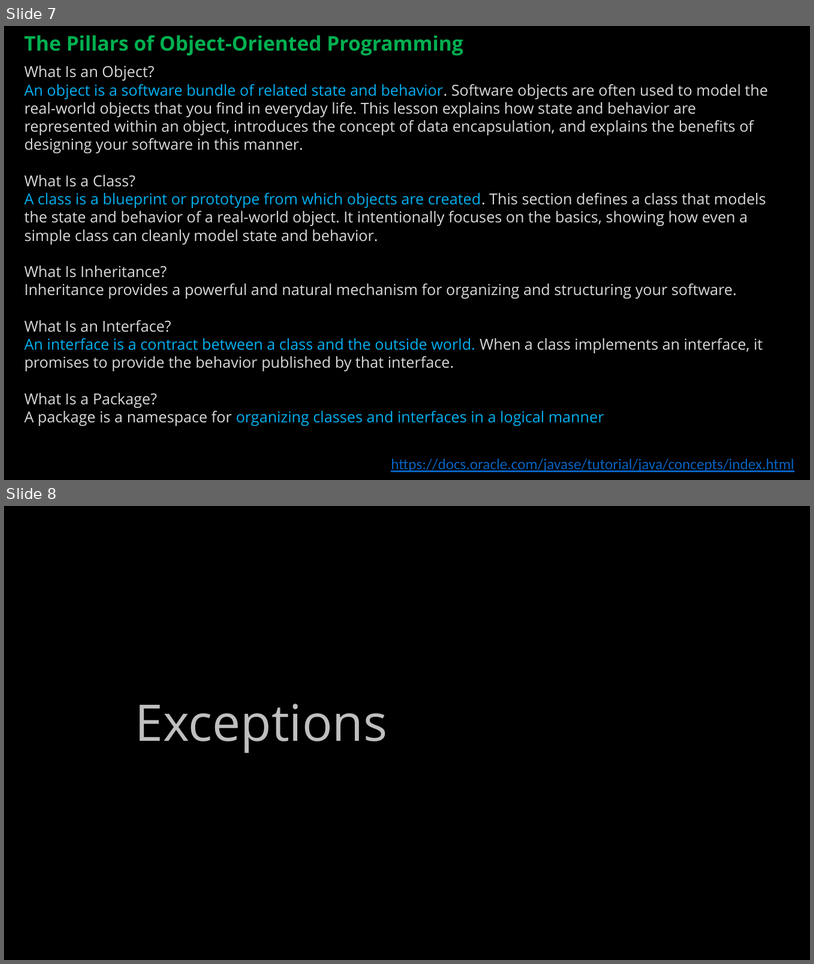
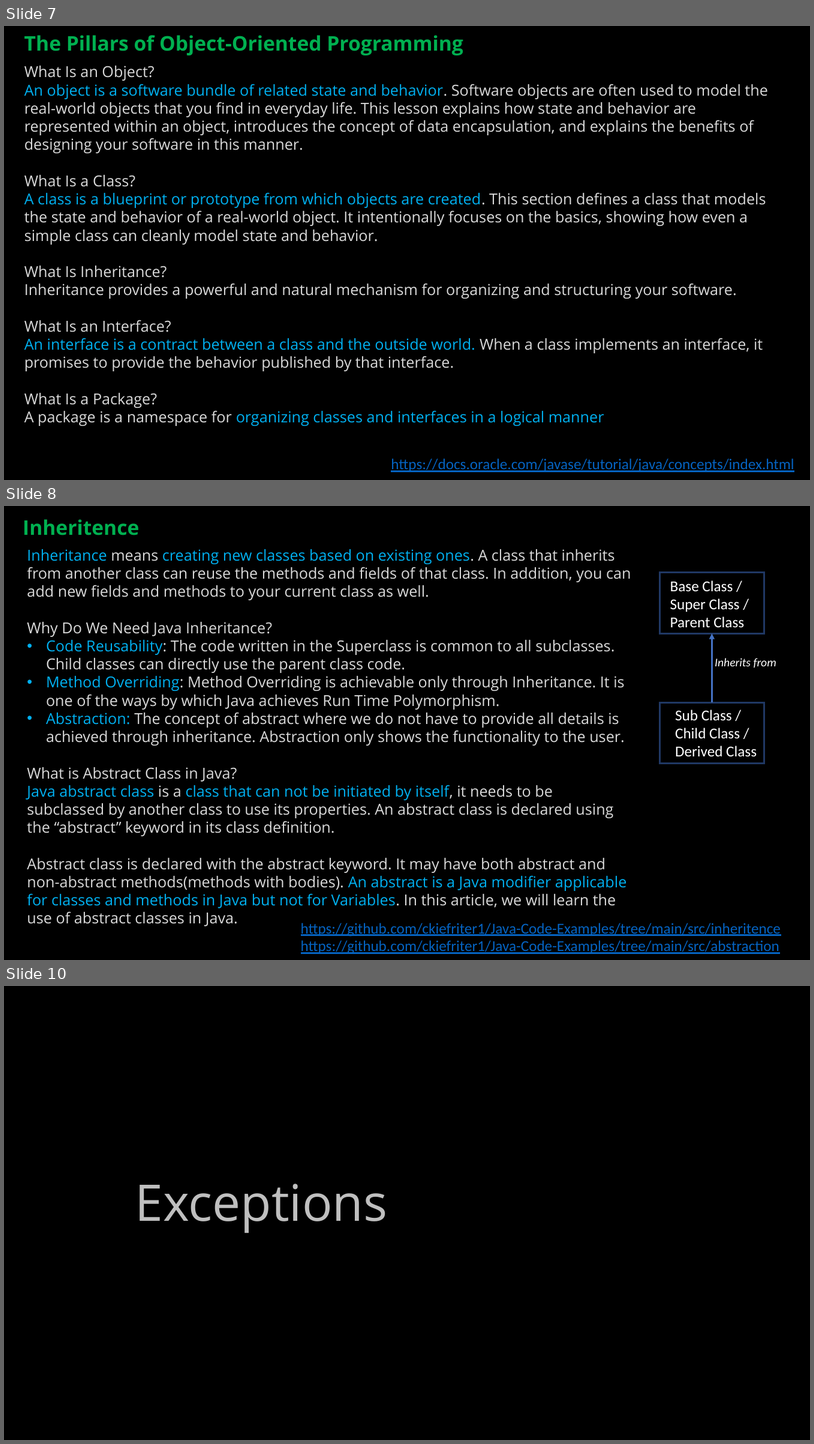
Before and after one commit to ckiefriter1/PT-BESD, a slide deck: Week5/BESD Week 5.pptx. Shown one above the other, each under a label of ours: slides 7 and 8 before the commit, slides 7, 8 and 10 after it; the slides between them are not shown. The pictures are 814x964 and 814x1444 pixels, drawn with LibreOffice and Linux fonts; fonts in the diff are those of the drawing. Boxes give left, top, right and bottom in pixels: in the first picture for what was removed or moved away, otherwise in the second. Text is boxed around its words. In the diff, an @@ line names an element or a change of style, - is before the commit and + after.

```diff
--- a/Week5/BESD Week 5.pptx
+++ b/Week5/BESD Week 5.pptx
@@ slide 8 added at (4, 506, 810, 960), background #000000 @@
@@ text added at (23, 519, 139, 535), 24 pt, text #00B050, bold @@
+Inheritence
@@ text added at (27, 549, 631, 926), 18 pt, text #D9D9D9 @@
+Inheritance means creating new classes based on existing ones. A class that inherits from another class can reuse the methods and fields of that class. In addition, you can add new fields and methods to your current class as well.
+Why Do We Need Java Inheritance?
+• Code Reusability: The code written in the Superclass is common to all subclasses. Child classes can directly use the parent class code.
+• Method Overriding: Method Overriding is achievable only through Inheritance. It is one of the ways by which Java achieves Run Time Polymorphism.
+• Abstraction: The concept of abstract where we do not have to provide all details is achieved through inheritance. Abstraction only shows the functionality to the user.
+What is Abstract Class in Java?
+Java abstract class is a class that can not be initiated by itself, it needs to be subclassed by another class to use its properties. An abstract class is declared using the “abstract” keyword in its class definition.
+Abstract class is declared with the abstract keyword. It may have both abstract and non-abstract methods(methods with bodies). An abstract is a Java modifier applicable for classes and methods in Java but not for Variables. In this article, we will learn the use of abstract classes in Java.
@@ rectangle added at (660, 573, 765, 634), outline #203864 2.25 pt @@
@@ text added at (671, 580, 744, 628), 18 pt, text #FFFFFF @@
+Base Class /
+Super Class /
+Parent Class
@@ arrow added from (713, 703) to (713, 634), #4472C4 2.25 pt @@
@@ text added at (715, 658, 777, 668), 14 pt, text #FFFFFF, italic @@
+Inherits from
@@ rectangle added at (660, 703, 765, 764), outline #203864 2.25 pt @@
@@ text added at (675, 709, 757, 756), 18 pt, text #FFFFFF @@
+Sub Class /
+Child Class /
+Derived Class
@@ text added at (301, 922, 781, 936), 18 pt, text #0563C1, underline @@
+https://github.com/ckiefriter1/Java-Code-Examples/tree/main/src/inheritence
@@ text added at (301, 940, 780, 954), 18 pt, text #0563C1, underline @@
+https://github.com/ckiefriter1/Java-Code-Examples/tree/main/src/abstraction
@@ what was slide 8 is now slide 10 @@
```
Also in this commit, not shown: 1 other slide added, 1 other file.
